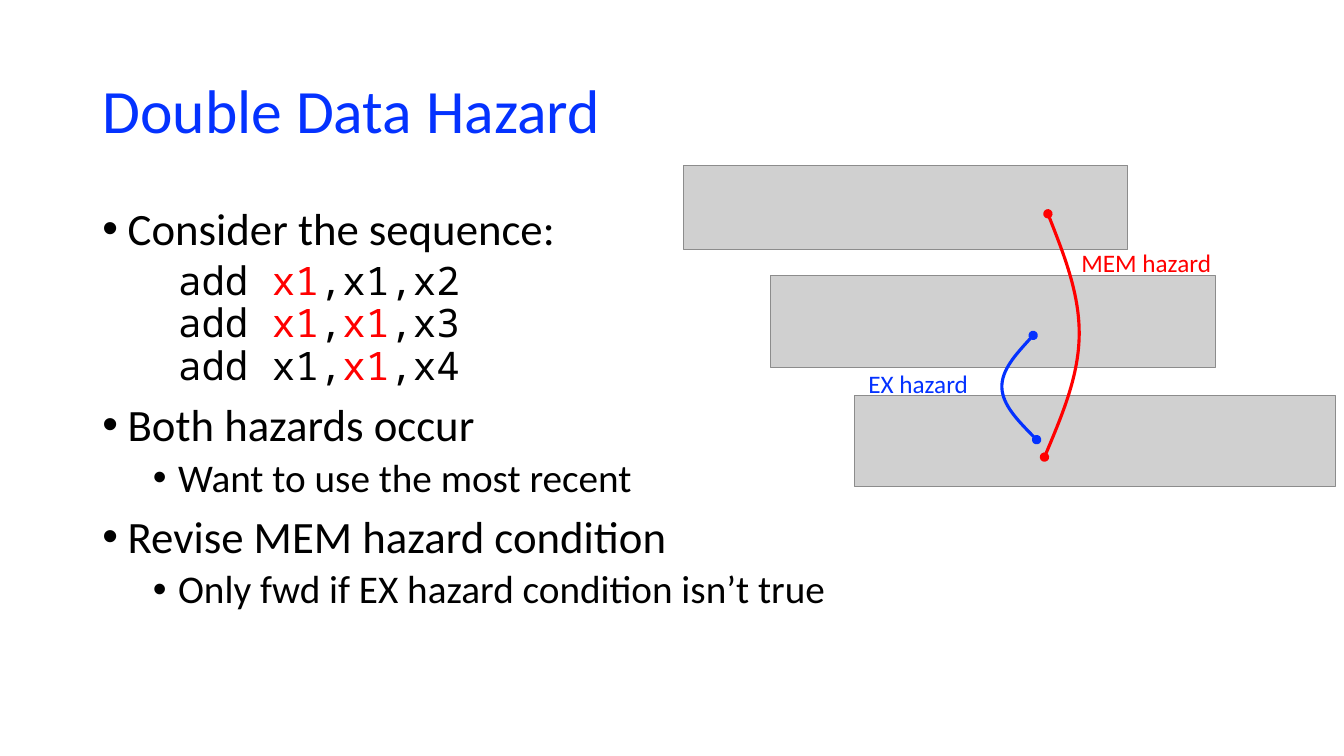
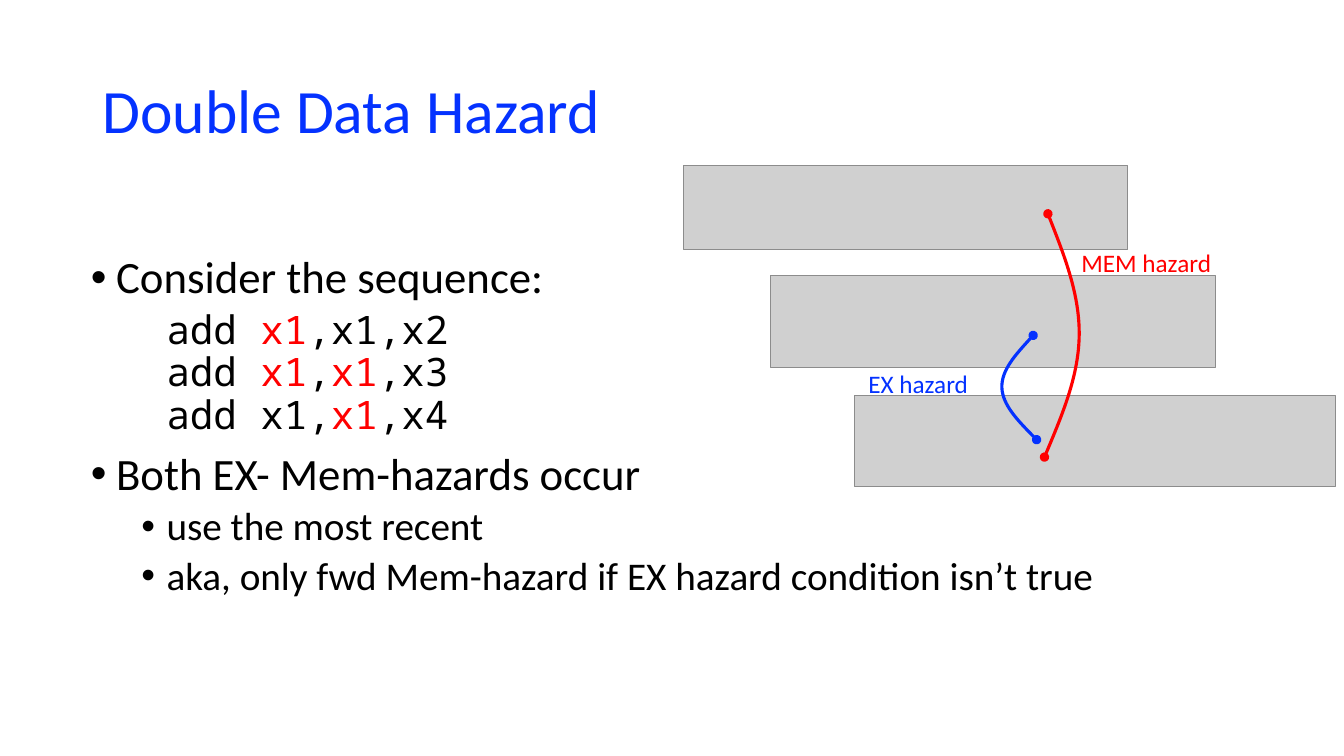
Before and after one commit to NYU-CSO/nyu-cso.github.io, a slide deck: slide 12 of notes/arch-cpu-pipeline.pptx (slide 35 before the commit). Drawn at 1344x756 pixels with LibreOffice and Linux fonts; fonts in the diff are those of the drawing; grey boxes stand for pictures. Boxes give left, top, right and bottom in pixels: in the first picture for what was removed or moved away, otherwise in the second. Text is boxed around its words. In the diff, an @@ line names an element or a change of style, - is before the commit and + after.

```diff
--- a/notes/arch-cpu-pipeline.pptx
+++ b/notes/arch-cpu-pipeline.pptx
@@ text "Consider the sequence:": place and size @@
-text "Consider the sequence:" at [128,214,825,610]
+text "Consider the sequence:" at [116,262,1093,597]
@@ text at [116,459,1093,597]: text changed @@
-• Both hazards occur
-  • Want to use the most recent
-• Revise MEM hazard condition
-  • Only fwd if EX hazard condition isn’t true
+• Both EX- Mem-hazards occur
+  • use the most recent
+  • aka, only fwd Mem-hazard if EX hazard condition isn’t true
```
Also in this commit, not shown: 10 other slides changed, 16 slides added, 24 slides removed, 3 other files.
